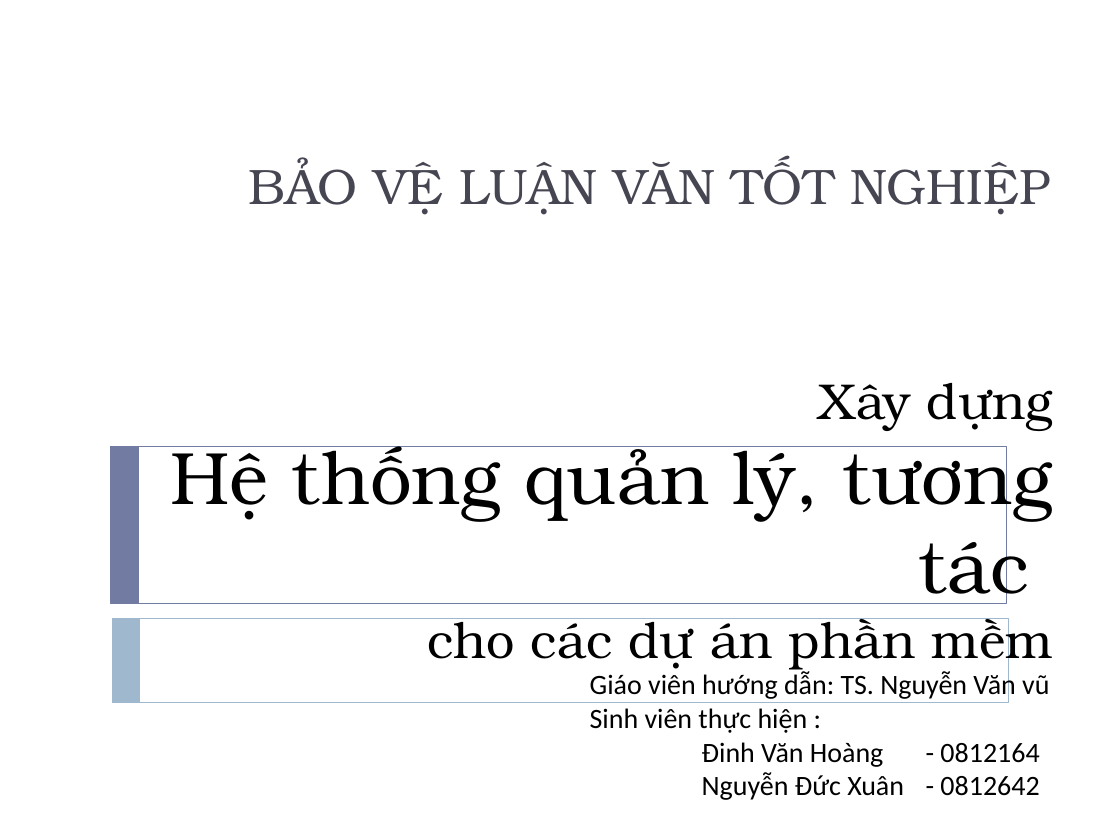
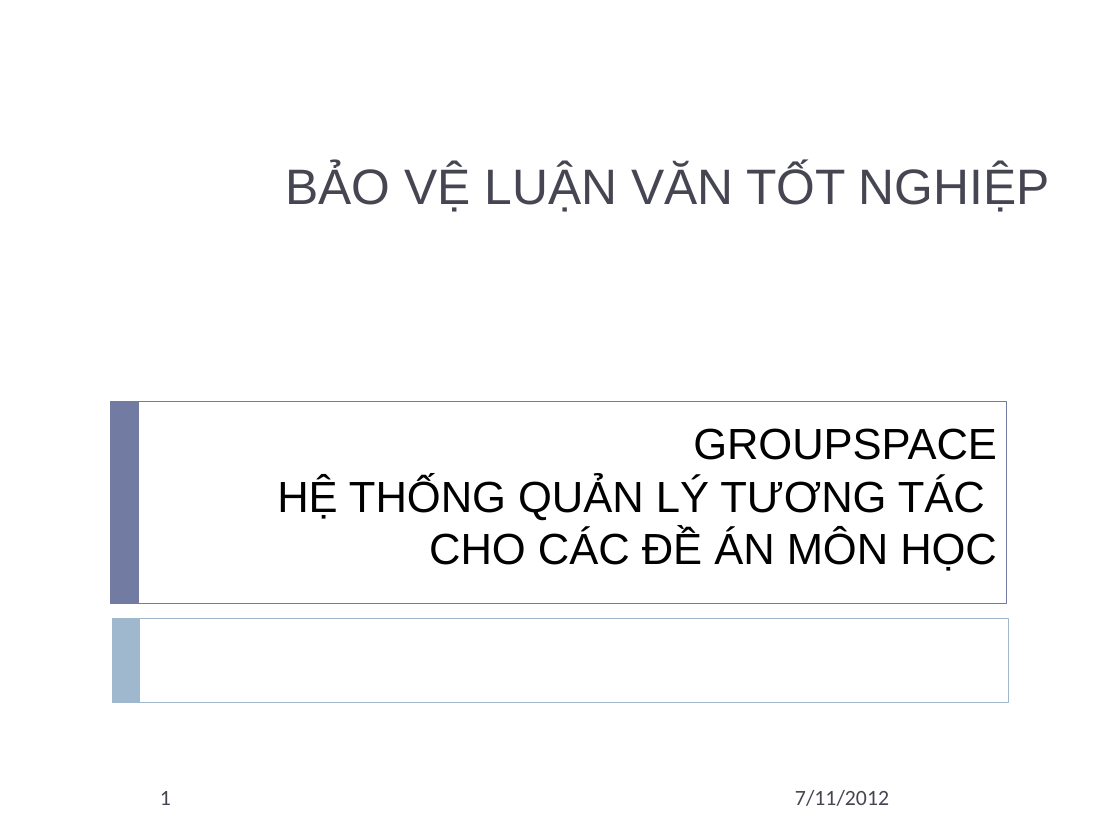
Before and after one commit to andungtra/he-thong-quan-ly-tuong-tac, a slide deck: slide 1 of Report/ppt/Presentation.pptx. Drawn at 1120x840 pixels with LibreOffice and Linux fonts; fonts in the diff are those of the drawing. Boxes give left, top, right and bottom in pixels: in the first picture for what was removed or moved away, otherwise in the second. Text is boxed around its words. In the diff, an @@ line names an element or a change of style, - is before the commit and + after.

```diff
--- a/Report/ppt/Presentation.pptx
+++ b/Report/ppt/Presentation.pptx
@@ subtitle "BẢO VỆ LUẬN VĂN TỐT ..." at [285,165,1050,212]: font TeX Gyre Bonum to Arial @@
@@ rectangle: place and size @@
-rectangle at [111,447,1007,604]
+rectangle at [111,401,1007,604]
@@ rectangle: place and size @@
-rectangle at [111,447,139,604]
+rectangle at [111,401,139,604]
@@ title at [277,428,997,571]: text changed; size 32.4 to 28 pt; font TeX Gyre Bonum to Arial @@
-Xây dựng
-Hệ thống quản lý, tương tác
-cho các dự án phần mềm
+GROUPSPACE
+HỆ THỐNG QUẢN LÝ TƯƠNG TÁC
+CHO CÁC ĐỀ ÁN MÔN HỌC
@@ text removed at [590,671,1049,800] @@
-Giáo viên hướng dẫn: TS. Nguyễn Văn vũ
-Sinh viên thực hiện :
-Đinh Văn Hoàng - 0812164
-Nguyễn Đức Xuân - 0812642
@@ page number added at [160,791,171,805], 14 pt, text #464653 @@
+1
@@ text added at [795,790,889,806], 14 pt, text #464653 @@
+7/11/2012
```
Also in this commit, not shown: 15 other slides changed, 17 slides added, 6 slides removed.
